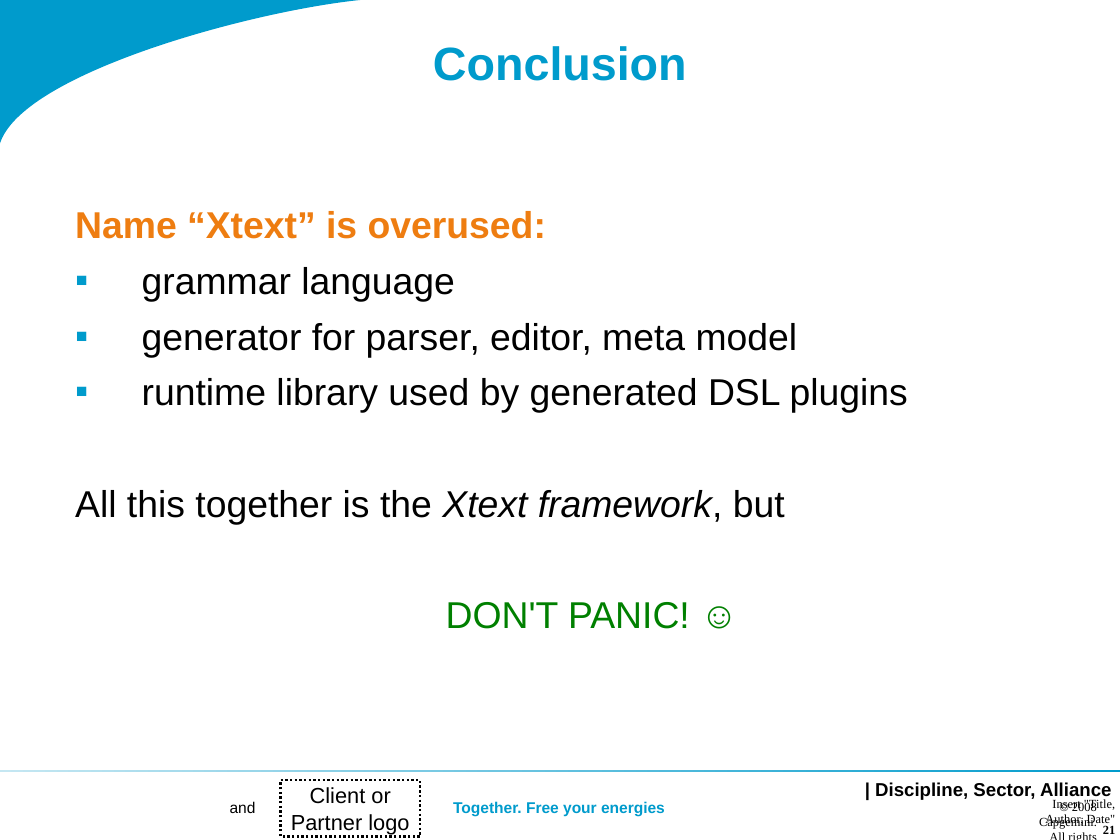
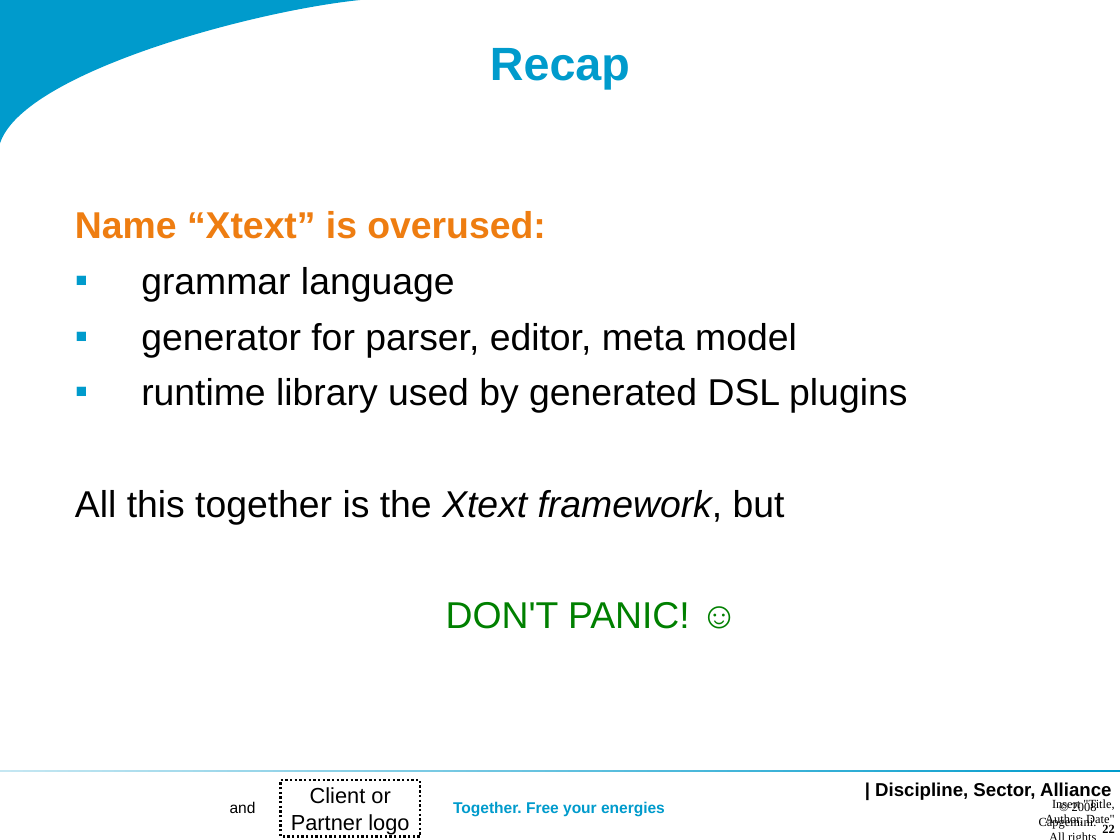
Before and after one commit to dslmeinte/xtext-workshop-code1, a slide deck: slide 22 of org.xtext.workshop.notes/sheets/Workshop 1.ppt (slide 21 before the commit). Drawn at 1120x840 pixels with LibreOffice and Linux fonts; fonts in the diff are those of the drawing; background and template pictures are left out. Boxes give left, top, right and bottom in pixels: in the first picture for what was removed or moved away, otherwise in the second. Text is boxed around its words. In the diff, an @@ line names an element or a change of style, - is before the commit and + after.

```diff
--- a/org.xtext.workshop.notes/sheets/Workshop 1.ppt
+++ b/org.xtext.workshop.notes/sheets/Workshop 1.ppt
@@ title at [490,48,630,90]: text changed @@
-Conclusion
+Recap
@@ page number added at [1102,824,1114,833], 8 pt, text #000000, bold @@
+22
@@ page number removed at [1103,825,1115,834] @@
-21
```
Also in this commit, not shown: 20 other slides changed, 3 slides added, 1 slide removed, 1 other file.
